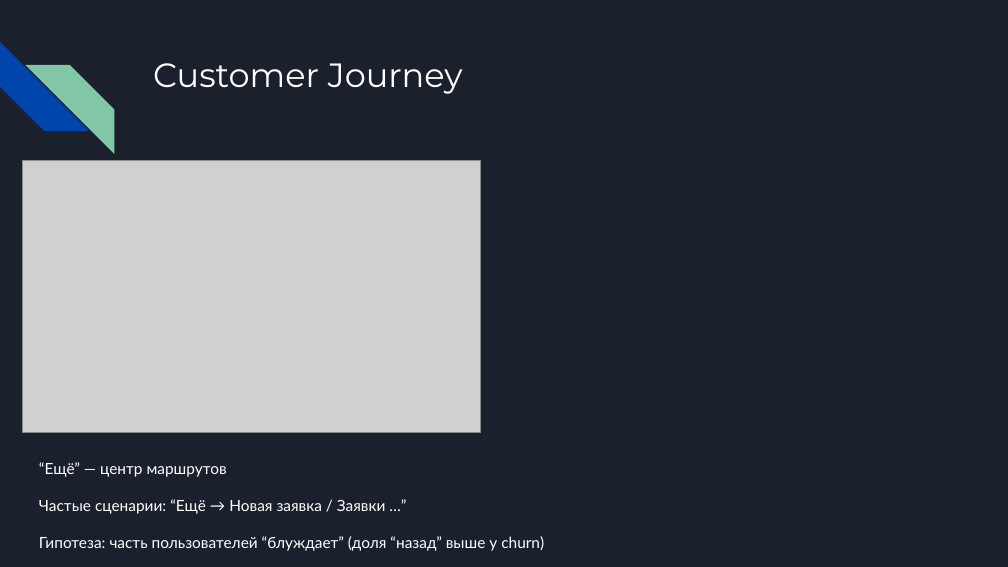
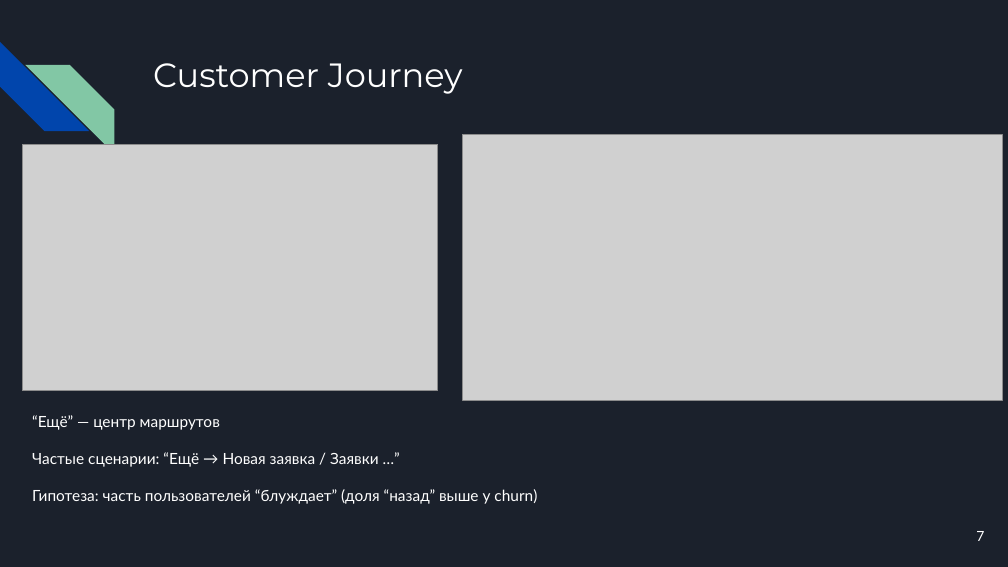
Before and after one commit to FedeVas/mobile-app-churn-analysis, a slide deck: slide 7 of presentation/Анализ проекта.pptx. Drawn at 1008x567 pixels with LibreOffice and Linux fonts; fonts in the diff are those of the drawing; grey boxes stand for pictures. Boxes give left, top, right and bottom in pixels: in the first picture for what was removed or moved away, otherwise in the second. Text is boxed around its words. In the diff, an @@ line names an element or a change of style, - is before the commit and + after.

```diff
--- a/presentation/Анализ проекта.pptx
+++ b/presentation/Анализ проекта.pptx
@@ picture: place and size @@
-picture at <box>22,161,480,433</box>
+picture at <box>22,144,437,391</box>
@@ picture added at <box>463,134,1002,400</box> @@
@@ text "“Ещё” — центр маршрутов": place and size @@
-text "“Ещё” — центр маршрутов" at <box>39,462,544,551</box>
+text "“Ещё” — центр маршрутов" at <box>32,415,537,504</box>
@@ page number added at <box>976,531,984,541</box>, 10 pt, text #FFFFFF @@
+7
```
Also in this commit, not shown: 10 other slides changed, 1 slide added, 1 slide removed.
